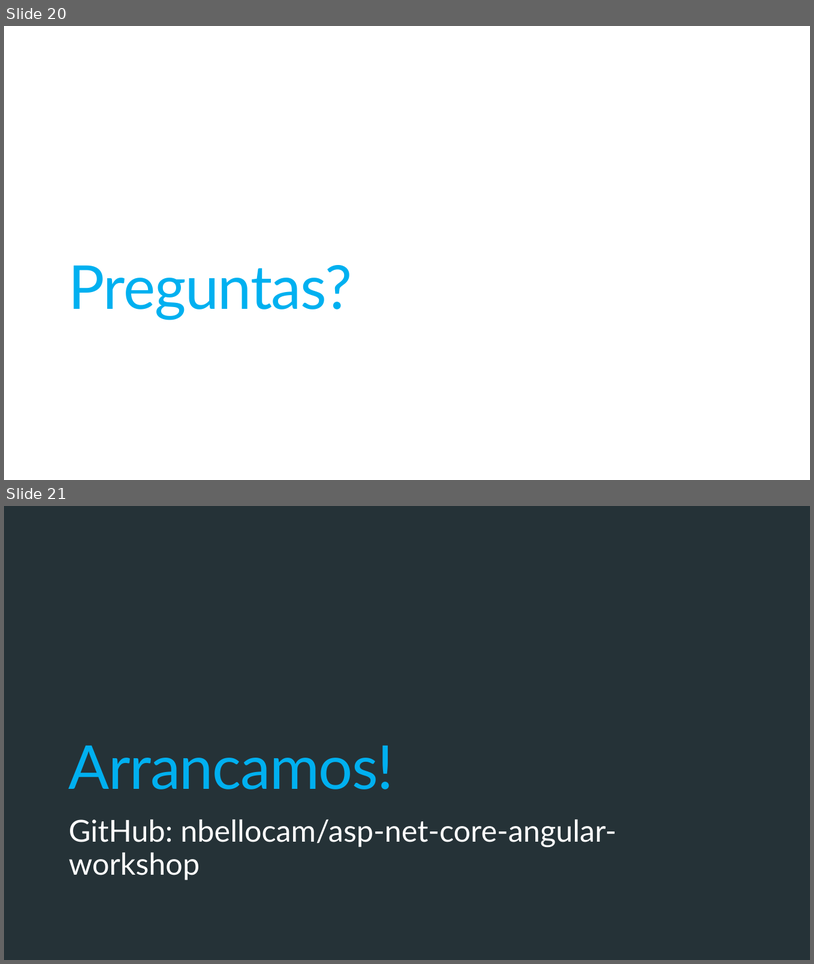
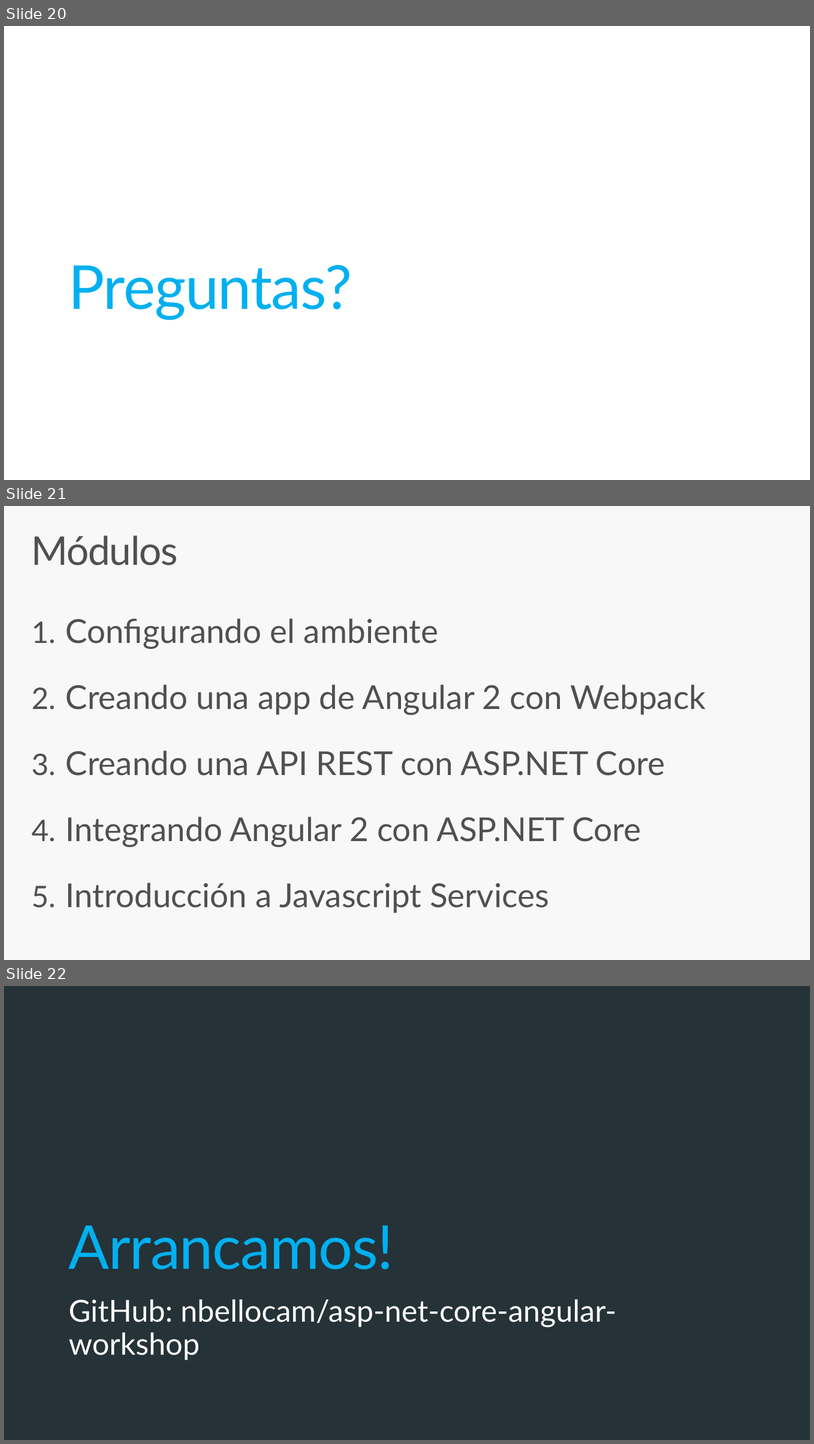
Before and after one commit to nbellocam/asp-net-core-angular-workshop, a slide deck: Slides.pptx. Shown one above the other, each under a label of ours: slides 20 and 21 before the commit, slides 20, 21 and 22 after it. The pictures are 814x964 and 814x1444 pixels, drawn with LibreOffice and Linux fonts; fonts in the diff are those of the drawing. Boxes give left, top, right and bottom in pixels: in the first picture for what was removed or moved away, otherwise in the second. Text is boxed around its words. In the diff, an @@ line names an element or a change of style, - is before the commit and + after.

Commit message:
Minor update in slides

```diff
--- a/Slides.pptx
+++ b/Slides.pptx
@@ slide 21 added at (x1=4, y1=506, x2=810, y2=960), background #F8F8F8 @@
@@ title added at (x1=32, y1=535, x2=178, y2=565), 47 pt, text #505050 @@
+Módulos
@@ text added at (x1=66, y1=618, x2=707, y2=913), 39.2 pt, text #505050 @@
+1. Configurando el ambiente
+2. Creando una app de Angular 2 con Webpack
+3. Creando una API REST con ASP.NET Core
+4. Integrando Angular 2 con ASP.NET Core
+5. Introducción a Javascript Services
@@ what was slide 21 is now slide 22 @@
```
Also in this commit, not shown: 1 other slide added.
